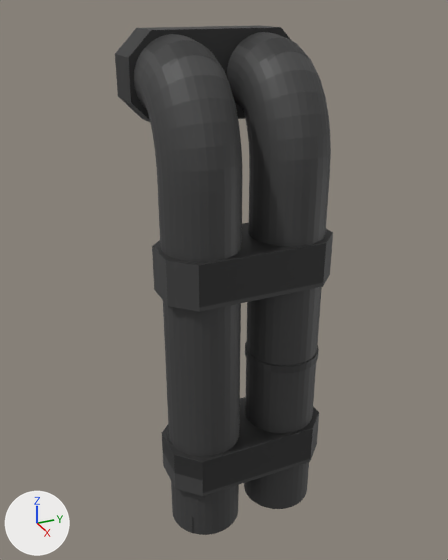
Two versions of the FBX model Slice/SliceEditor/Assets/Dylan/Pipe_UW.fbx, one commit apart.
One viewpoint serves both versions: a 50 mm lens placed at (47.1, -155.0, 7.1), pointed at (-83.3, -96.3, -58.0). The lights are fixed; the arrows at lower left show +X, +Y and +Z. The first picture is the older version.
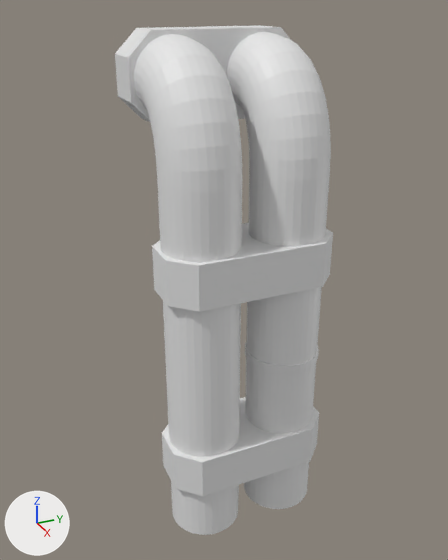
The newer file is also turned or shifted as a whole; pictures and numbers use the older file's frame.

Location of each change, [x1, y1, x2, y2] in pixels of the pictures (448 x 560 px):
```json
{"part": 1, "of": "me_cylinder_027", "change": "recoloured", "before": [134, 32, 331, 193], "after": [134, 32, 331, 193], "on screen": "grey to white"}
{"part": 2, "of": "me_cylinder_027", "change": "recoloured", "before": [157, 182, 319, 535], "after": [157, 182, 319, 535], "on screen": "black to white"}
{"part": 3, "of": "me_cylinder_027", "change": "recoloured", "before": [244, 358, 316, 509], "after": [244, 358, 316, 509], "on screen": "black to white"}
{"part": 4, "of": "me_cylinder_027", "change": "recoloured", "before": [246, 170, 330, 366], "after": [246, 170, 330, 366], "on screen": "black to white"}
{"part": 5, "of": "me_cylinder_027", "change": "recoloured", "before": [115, 25, 333, 312], "after": [115, 25, 333, 312], "on screen": "black to white"}
{"part": 6, "of": "me_cylinder_027", "change": "recoloured", "before": [162, 397, 319, 496], "after": [162, 397, 319, 496], "on screen": "black to white"}
```

Edits to the scene script, one JSON object a line:
```json
{"op": "add", "block": "mat_stylized_concrete_dark", "code": ["mat_stylized_concrete_dark = principled_material('Stylized Concrete.Dark')", "mat_stylized_concrete_dark.base_color = (0.8, 0.8, 0.8)  # white #e7e7e7"]}
{"op": "add", "block": "mat_stylized_concrete", "code": ["mat_stylized_concrete = principled_material('Stylized Concrete')", "mat_stylized_concrete.base_color = (0.8, 0.8, 0.8)  # white #e7e7e7"]}
{"block": "me_cylinder_027", "where": "me_cylinder_027.from_pydata(...)  # 880 vertices, 798 faces; spans x -20.5..14.9, y -22.6..19.4, z -87.1..35.4"}
{"block": "me_cylinder_027", "where": "# used by ob_cylinder_009; location = (-78.8, -93.6, -34.7)"}
{"block": "me_cylinder_027", "change": "me_cylinder_027 part 1: 576 of the faces centred in x -12.6..13.9, y -21.6..18.4, z 7.1..34.4 switch from mat_pipe_base (picture img_pipe_base_png) to mat_stylized_concrete (white #e7e7e7)"}
{"block": "me_cylinder_027", "change": "me_cylinder_027 part 2: 128 of the faces centred in x -4.4..14.3, y -21.6..18.8, z -42.6..-40.6 switch from mat_pipe_base (picture img_pipe_base_png) to mat_stylized_concrete (white #e7e7e7)"}
{"block": "me_cylinder_027", "change": "me_cylinder_027 part 3: 32 of the faces centred in x -4.1..14.0, y 0.4..18.4, z -64.8 switch from mat_pipe_base (picture img_pipe_base_png) to mat_stylized_concrete (white #e7e7e7)"}
{"block": "me_cylinder_027", "change": "me_cylinder_027 part 4: 32 of the faces centred in x -4.1..14.0, y 0.4..18.4, z -17.4 switch from mat_pipe_base (picture img_pipe_base_png) to mat_stylized_concrete (white #e7e7e7)"}
{"block": "me_cylinder_027", "change": "me_cylinder_027 part 5: 20 of the faces centred in x -20.5..14.9, y -22.6..19.4, z -20.0..35.4 switch from mat_pipe_base (picture img_pipe_base_png) to mat_stylized_concrete_dark (white #e7e7e7)"}
{"block": "me_cylinder_027", "change": "me_cylinder_027 part 6: 10 of the faces centred in x -5.1..14.9, y -22.6..19.4, z -72.0..-61.2 switch from mat_pipe_base (picture img_pipe_base_png) to mat_stylized_concrete_dark (white #e7e7e7)"}
```
